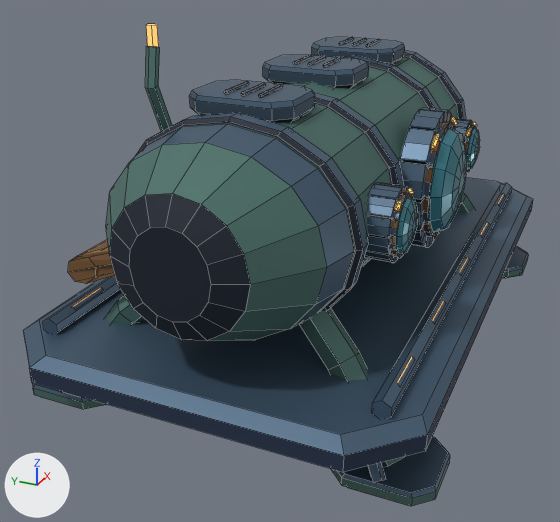
An edit to the Blender file assets/models/scenery/abyss-observatory.blend, drawn before and after from the same camera.
Before and after are seen from a camera (50 mm lens) standing at (-11.55, -4.42, 6.64) and looking at (-0.72, 0.45, 1.22). Arrows for +X, +Y and +Z are at lower left; the lights stay in place. The picture after the commit comes second. Mesh edges are drawn as thin lines.

The first picture shows 'abyss-observatory'.
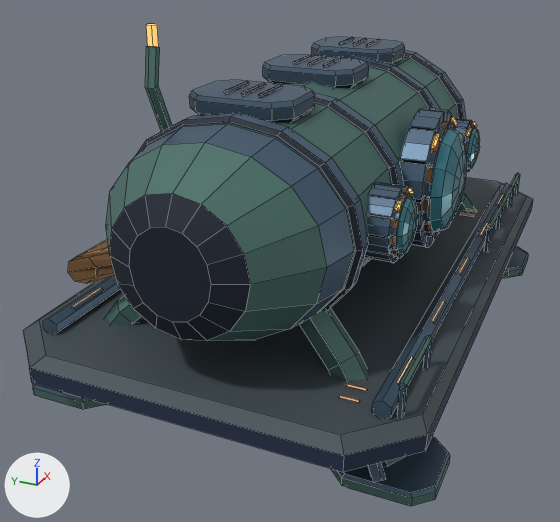
The change, as a list of edits to the scene's bpy script:
```text
Add mat_bathyal_perforated_gantry_deck:
    mat_bathyal_perforated_gantry_deck = principled_material('Bathyal perforated gantry deck')
    mat_bathyal_perforated_gantry_deck.base_color = (0.066, 0.09, 0.103)  # greyish cyan #49555a
    mat_bathyal_perforated_gantry_deck.metallic = 0.32
    mat_bathyal_perforated_gantry_deck.roughness = 0.65
Change me_abyss_observatory:
    used by ob_abyss_observatory; location = (0.0, 0.0, 0.0)
    remove me_abyss_observatory.from_pydata(...)  # 2044 vertices, 1653 faces; spans x -4.9..5.3, y -3.1..3.1, z 0.0..5.31
    add me_abyss_observatory.from_pydata(...)  # 2156 vertices, 1733 faces; spans x -4.9..5.3, y -3.1..3.1, z 0.0..5.31
    me_abyss_observatory part 1: a new loose piece, a 5-sided cylinder along z spanning x -4.116..-4.036, y -2.652..-2.568, z 1.1..1.6, in mat_pressure_hull_fairing (dark blue #405365)
    me_abyss_observatory part 2: a new loose piece, a 5-sided cylinder along z spanning x -2.926..-2.846, y -2.652..-2.568, z 1.1..1.6, in mat_pressure_hull_fairing (dark blue #405365)
    me_abyss_observatory part 3: a new loose piece, a 5-sided cylinder along z spanning x 1.184..1.264, y -2.652..-2.568, z 1.1..1.6, in mat_pressure_hull_fairing (dark blue #405365)
    me_abyss_observatory part 4: a new loose piece, a 5-sided cylinder along z spanning x 2.344..2.424, y -2.652..-2.568, z 1.1..1.6, in mat_pressure_hull_fairing (dark blue #405365)
    me_abyss_observatory part 5: a new loose piece, a 5-sided cylinder along z spanning x 3.614..3.694, y -2.652..-2.568, z 1.1..1.6, in mat_pressure_hull_fairing (dark blue #405365)
    me_abyss_observatory part 6: a new loose piece, a 5-sided cylinder along z spanning x 4.364..4.444, y -2.652..-2.568, z 1.1..1.6, in mat_pressure_hull_fairing (dark blue #405365)
    me_abyss_observatory part 7: a new loose piece, a 5-sided cylinder along x spanning x -4.08..-2.89, y -2.655..-2.565, z 1.572..1.657, in mat_bathyal_observatory_body (dark cyan #527770)
    me_abyss_observatory part 8: a new loose piece, a 5-sided cylinder along x spanning x 1.22..4.4, y -2.655..-2.565, z 1.572..1.657, in mat_bathyal_observatory_body (dark cyan #527770)
    me_abyss_observatory part 9: the loose piece of 8 vertices spanning x -3.74..-3.06, y -2.5..-2.4, z 1.31..1.41 is copied, and the copy is turned 90 degrees about the z axis through its middle and scaled by 0.385, then moved by (-0.62, 0.5, -0.15), in mat_bronze_hatch_seal (brown #8e6946); it spans x -4.05..-3.99, y -2.08..-1.82, z 1.18..1.23
    me_abyss_observatory part 10: the loose piece of 8 vertices spanning x -3.74..-3.06, y -2.5..-2.4, z 1.31..1.41 is copied, and the copy is turned 90 degrees about the z axis through its middle and scaled by 0.385, then moved by (-0.35, 0.5, -0.15), in mat_bronze_hatch_seal (brown #8e6946); it spans x -3.78..-3.72, y -2.08..-1.82, z 1.18..1.23
    me_abyss_observatory part 11: 9 faces spanning x -4.9..5.3, y -2.96..2.96, z 1.08..1.19 switch from mat_bathyal_observatory_bevel (blue #4f677d) to mat_bathyal_perforated_gantry_deck (greyish cyan #49555a)
    other edits to the shape of me_abyss_observatory do not show in these pictures
```

Boxes (x1, y1, x2, y2) around the edits, measured in the pictures (560 x 522 px):
part 1 of me_abyss_observatory, added: after (397, 386, 407, 418)
part 2 of me_abyss_observatory, added: after (423, 340, 432, 368)
part 3 of me_abyss_observatory, added: after (484, 228, 492, 251)
part 4 of me_abyss_observatory, added: after (496, 208, 503, 228)
part 5 of me_abyss_observatory, added: after (508, 187, 514, 207)
part 6 of me_abyss_observatory, added: after (514, 176, 520, 195)
part 7 of me_abyss_observatory, added (dark cyan): after (399, 335, 432, 387)
part 8 of me_abyss_observatory, added: after (487, 173, 520, 229)
part 9 of me_abyss_observatory, added: after (338, 395, 360, 403)
part 10 of me_abyss_observatory, added: after (346, 384, 367, 391)
part 11 of me_abyss_observatory, recoloured (blue to greyish cyan): (23, 177, 533, 455) in both
